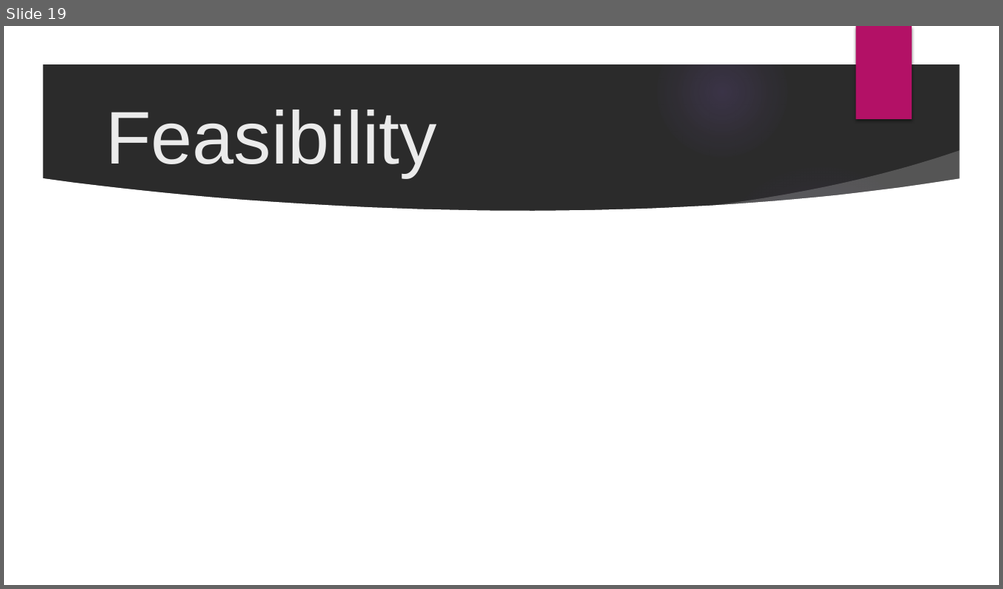
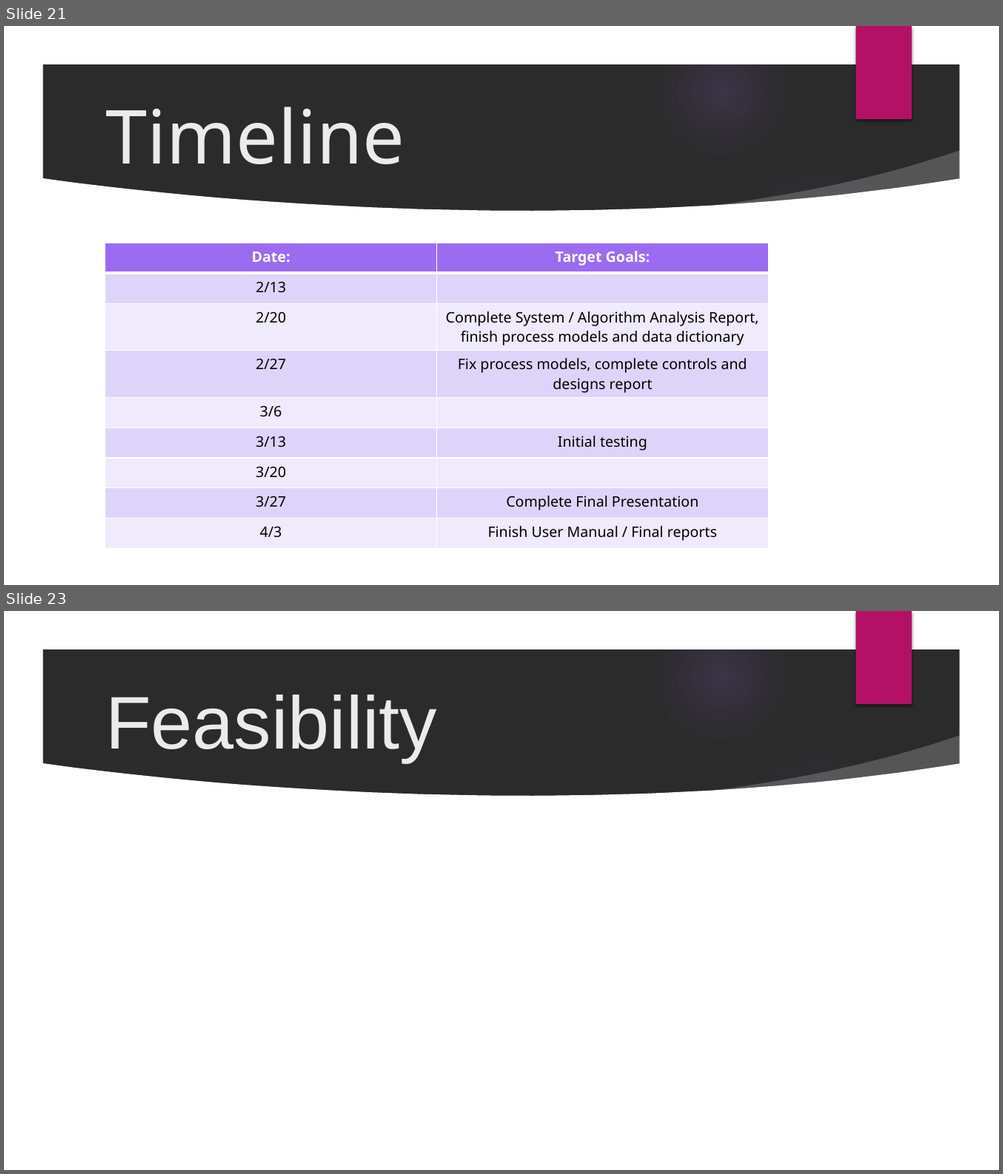
Before and after one commit to cejones9/Prioritize, a slide deck: docs/Prioritize (1).pptx. Shown one above the other, each under a label of ours: slide 19 before the commit, slides 21 and 23 after it; the slides between them are not shown. The pictures are 1003x589 and 1003x1174 pixels, drawn with LibreOffice and Linux fonts; fonts in the diff are those of the drawing; background and template pictures are left out; a plain dark background stands for a picture behind light text. Boxes give left, top, right and bottom in pixels: in the first picture for what was removed or moved away, otherwise in the second. Text is boxed around its words. In the diff, an @@ line names an element or a change of style, - is before the commit and + after.

```diff
--- a/docs/Prioritize (1).pptx
+++ b/docs/Prioritize (1).pptx
@@ slide 21 added at box(4, 26, 999, 585), background picture (left out); not listed: 9 template elements that a slide beside it also shows @@
@@ title added at box(105, 107, 404, 164), 72 pt, text #EBEBEB @@
+Timeline
@@ table added at box(105, 243, 768, 557), 9 rows, 2 columns @@
+Date: | Target Goals:
+2/13 | 
+2/20 | Complete System / Algorithm Analysis Report, finish process models and data dictionary
+2/27 | Fix process models, complete controls and designs report
+3/6 | 
+3/13 | Initial testing
+3/20 | 
+3/27 | Complete Final Presentation
+4/3 | Finish User Manual / Final reports
@@ what was slide 19 is now slide 23 @@
```
Also in this commit, not shown: 15 slides changed, 6 other slides added, 3 slides removed.
